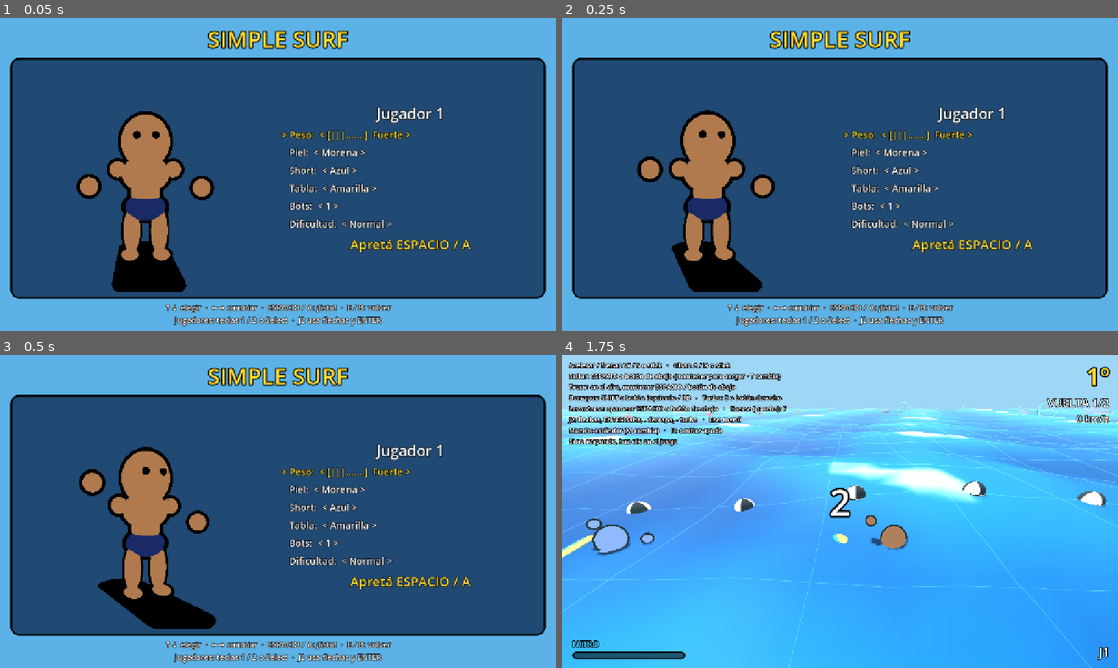
Above: before the commit, frames 1-4 (two rows, left to right).
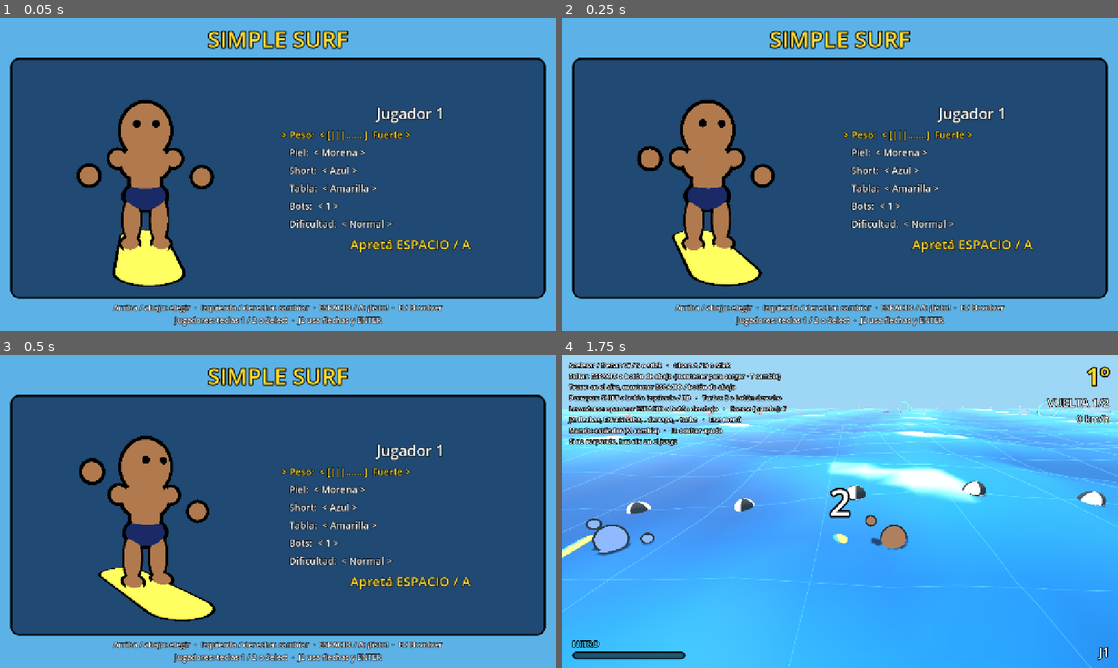
Above: after the commit, the same moments.

Repository: asimplesurfer/simplesurf
Game: Godot game, scene res://ui/menus/character_select.tscn
Same seed, same stepped clock (60 frames per second), same inputs: the game is played once before the commit and once after it.
Inputs (mouse positions are in pixels of both pictures, inside the frame that each line leads up to):
- Up to frame 1 (0.05 s): no input
- Up to frame 2 (0.25 s): no input
- Up to frame 3 (0.5 s): no input
- Up to frame 4 (1.75 s): tap Enter at 0.5 s; move the mouse to (962, 495) at 0.52 s; hold D (p1_right) 0.53-1.25 s; hold Space (p1_a) 0.53-1.25 s; click (962, 495) at 0.67 s; drag from (728, 527) to (812, 574) at 1.27 s

The runs differ from the first frame. In frame 1, 5.7% of the frame differs, in the area x 13-80%, y 26-95%; in frame 2, 5.8%; in frame 3, 6.1%, in the area x 14-80%, y 25-95%; in frame 4, nothing differs.

Commit message:
Bot esquiva mejor las rocas; menú con luz y sin error de cámara
Co-Authored-By: Claude Opus 5.5 <noreply@anthropic.com>
Claude-Session: https://claude.ai/code/session_0158oNfJa2g5qsqyuATh8Mjh

Diff:
--- a/ai/ai_controller.gd
+++ b/ai/ai_controller.gd
@@ -32,6 +32,10 @@
 var _was_airborne: bool = false
 ## Decisión de ir o no a cada círculo (para no cambiar de idea a cada rato).
 var _ring_choice: Dictionary = {}
+## Lado elegido para esquivar cada roca (-1 / 1), hasta pasarla.
+var _rock_side: Dictionary = {}
+## Frenar un poco (hay una roca cerca).
+var _brake: bool = false
 
 
 func _ready() -> void:
@@ -81,7 +85,7 @@
 		_think(angle, lateral)
 
 	input.steer = _steer_towards(angle, lateral, _target_lateral)
-	input.throttle = difficulty.max_throttle
+	input.throttle = difficulty.max_throttle * (0.6 if _brake else 1.0)
 
 	# Derrape (para tirar al de atrás).
 	if _drift_timer > 0.0:
@@ -149,24 +153,45 @@
 			if rider.speed > rider.stats.drift_min_speed + 1.0 and _rng.randf() < difficulty.aggression:
 				_drift_timer = 0.6
 
-	# Rocas adelante: correrse al costado con más lugar.
+	# Rocas: la más cercana que quede en el camino (entre donde está y adonde
+	# va) se esquiva por el lado elegido, y se mantiene ese lado hasta pasarla.
+	_brake = false
+	var nearest: Rock = null
+	var nearest_ahead := 1e9
 	for rock in course.rocks:
+		var id := rock.get_instance_id()
 		var ahead := _arc_ahead(angle, track.angle_of(rock.position), lateral)
+		if ahead < -3.0:
+			_rock_side.erase(id)
+			continue
 		if ahead <= 0.0 or ahead > difficulty.look_ahead:
 			continue
 		var rock_lat := track.lateral_of(rock.position)
 		var clearance := rock.radius + 2.6
-		var blocks_target := absf(rock_lat - target) < clearance
-		var blocks_path := absf(rock_lat - lateral) < clearance and ahead < 14.0
-		if blocks_target or blocks_path:
-			var left := rock_lat - clearance - 0.5
-			var right := rock_lat + clearance + 0.5
-			if left < -lane:
-				target = right
-			elif right > lane:
-				target = left
-			else:
-				target = left if absf(left - lateral) < absf(right - lateral) else right
+		var lo := minf(lateral, target) - clearance
+		var hi := maxf(lateral, target) + clearance
+		var in_path := rock_lat > lo and rock_lat < hi
+		if (in_path or _rock_side.has(id)) and ahead < nearest_ahead:
+			nearest = rock
+			nearest_ahead = ahead
+	if nearest:
+		var id := nearest.get_instance_id()
+		var rock_lat := track.lateral_of(nearest.position)
+		var clearance := nearest.radius + 3.0
+		if not _rock_side.has(id):
+			var left := rock_lat - clearance
+			var right := rock_lat + clearance
+			var side := -1 if absf(left - lateral) < absf(right - lateral) else 1
+			# Si de ese lado no hay lugar (borde de la pista), el otro.
+			if side < 0 and left < -lane:
+				side = 1
+			elif side > 0 and right > lane:
+				side = -1
+			_rock_side[id] = side
+		target = rock_lat + clearance * _rock_side[id]
+		# Cerca y todavía no está al costado: aflojar para poder girar más cerrado.
+		if nearest_ahead < 14.0 and absf(rock_lat - lateral) < clearance:
+			_brake = true
 
 	_target_lateral = clampf(target, -lane, lane)
 
--- a/tests/run_tests.gd
+++ b/tests/run_tests.gd
@@ -102,11 +102,11 @@
 	var data := GameSettings.character_for(0)
 	var w := data.weight
 	await _press(&"p1_right")
-	_check(data.weight > w, "→ cambia el peso (%.2f -> %.2f)" % [w, data.weight])
+	_check(data.weight > w, "derecha cambia el peso (%.2f -> %.2f)" % [w, data.weight])
 	var skin := data.skin_index
 	await _press(&"p1_down")
 	await _press(&"p1_right")
-	_check(data.skin_index != skin, "↓ y → cambian la piel")
+	_check(data.skin_index != skin, "abajo y derecha cambian la piel")
 	var avatar := menu._panels[0].avatar as Avatar
 	var head := avatar.get_node("head") as MeshInstance3D
 	var mat := head.material_override as StandardMaterial3D
--- a/ui/menus/character_select.gd
+++ b/ui/menus/character_select.gd
@@ -65,7 +65,7 @@
 	_footer = _label("", 18, Color.WHITE)
 	root.add_child(_footer)
 	_footer.text = (
-		"↑↓ elegir  ·  ←→ cambiar  ·  ESPACIO / A: ¡listo!  ·  E / B: volver\n"
+		"Arriba / abajo: elegir  ·  Izquierda / derecha: cambiar  ·  ESPACIO / A: ¡listo!  ·  E / B: volver\n"
 		+ "Jugadores: teclas 1 / 2 o Select  ·  J2 usa flechas y ENTER"
 	)
 	_refresh_all()
@@ -111,10 +111,20 @@
 	board.position.y = -0.06
 	pivot.add_child(board)
 	var cam := Camera3D.new()
-	cam.position = Vector3(0.0, 1.5, 6.2)
+	cam.transform = Transform3D(Basis.IDENTITY, Vector3(0.0, 1.5, 6.2)).looking_at(
+		Vector3(0.0, 1.3, 0.0), Vector3.UP
+	)
 	cam.fov = 38.0
 	vp.add_child(cam)
-	cam.look_at(Vector3(0.0, 1.3, 0.0), Vector3.UP)
+	var sun := DirectionalLight3D.new()
+	sun.rotation = Vector3(-0.8, 0.5, 0.0)
+	vp.add_child(sun)
+	var env := WorldEnvironment.new()
+	env.environment = Environment.new()
+	env.environment.ambient_light_source = Environment.AMBIENT_SOURCE_COLOR
+	env.environment.ambient_light_color = Color(0.8, 0.9, 1.0)
+	env.environment.ambient_light_energy = 0.6
+	vp.add_child(env)
 
 	var right := VBoxContainer.new()
 	right.size_flags_horizontal = Control.SIZE_EXPAND_FILL
